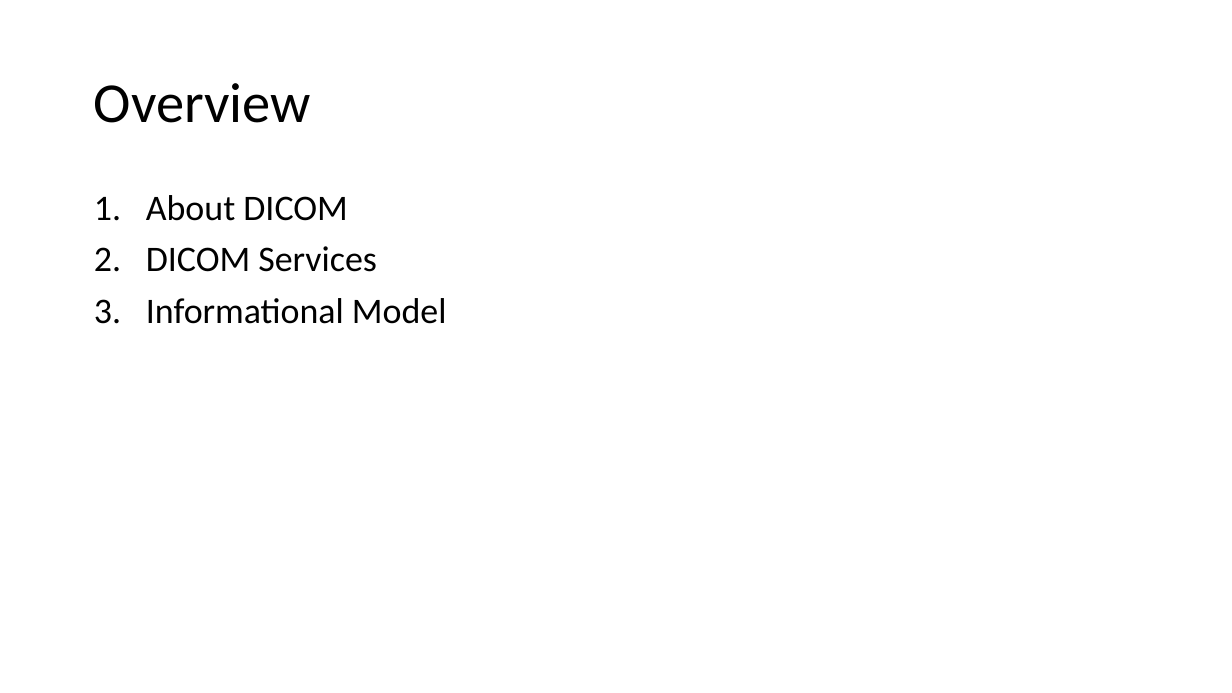
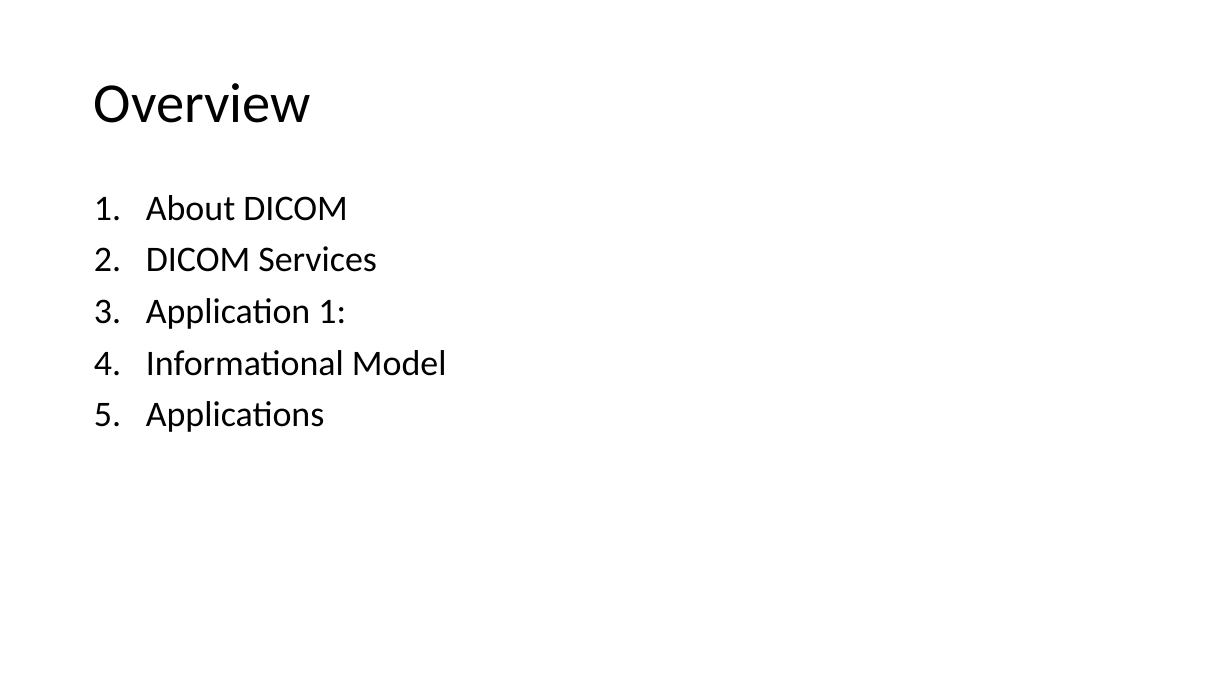
Before and after one commit to petrovanster/dicom_intro, a slide deck: slide 6 of presentation/(laitek) DICOM Intro Course.pptx (slide 7 before the commit). Drawn at 1232x693 pixels with LibreOffice and Linux fonts; fonts in the diff are those of the drawing. Boxes give left, top, right and bottom in pixels: in the first picture for what was removed or moved away, otherwise in the second. Text is boxed around its words. In the diff, an @@ line names an element or a change of style, - is before the commit and + after.

```diff
--- a/presentation/(laitek) DICOM Intro Course.pptx
+++ b/presentation/(laitek) DICOM Intro Course.pptx
@@ text at <box>146,298,346,329</box>: paragraph added @@
+3. Application 1:
@@ text at <box>146,401,324,432</box>: paragraph added @@
+5. Applications
```
Also in this commit, not shown: 1 other slide changed, 1 slide removed, 1 other file.
